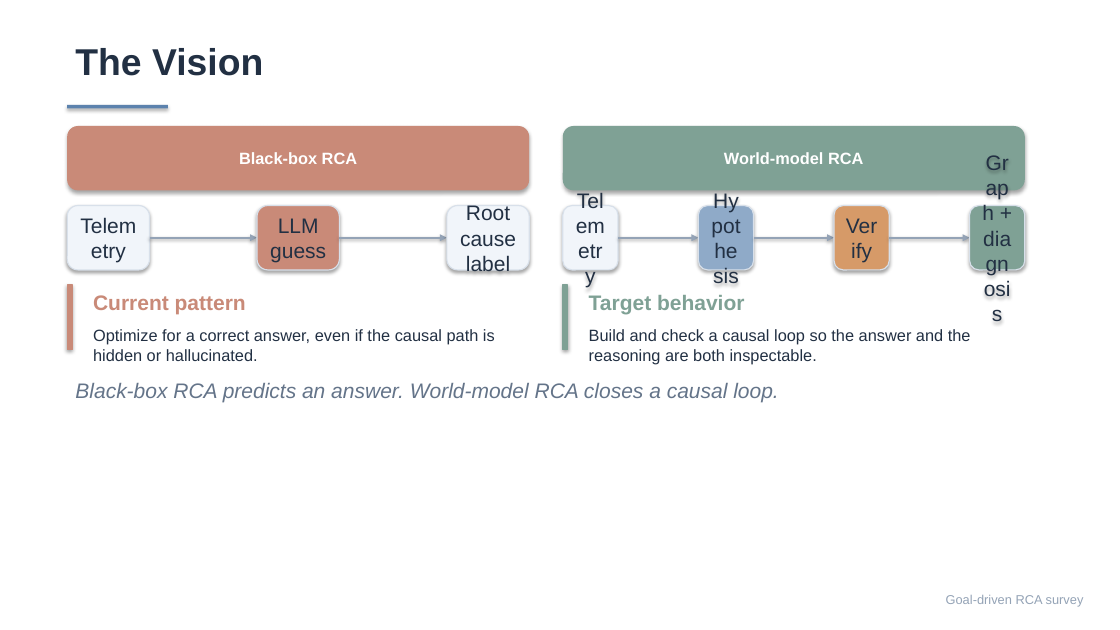
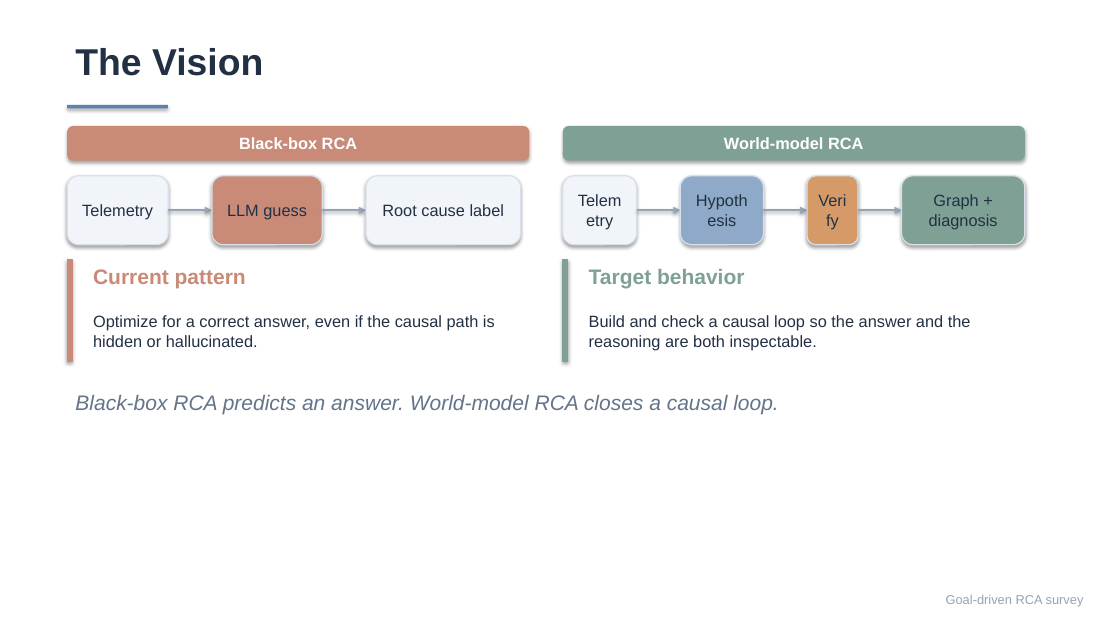
Before and after one commit to Lincyaw/paperops, a slide deck: slide 2 of examples/self-intro/diagnostic_world_model.pptx. Drawn at 1120x630 pixels with LibreOffice and Linux fonts; fonts in the diff are those of the drawing. Boxes give left, top, right and bottom in pixels: in the first picture for what was removed or moved away, otherwise in the second. Text is boxed around its words. In the diff, an @@ line names an element or a change of style, - is before the commit and + after.

Commit message:
Fix slide layout sizing and preview wrapping

```diff
--- a/examples/self-intro/diagnostic_world_model.pptx
+++ b/examples/self-intro/diagnostic_world_model.pptx
@@ rounded rectangle "Black-box RCA": place and size @@
-rounded rectangle "Black-box RCA" at [67,126,529,191]
+rounded rectangle "Black-box RCA" at [67,126,529,160]
@@ rounded rectangle "World-model RCA": place and size @@
-rounded rectangle "World-model RCA" at [563,126,1025,191]
+rounded rectangle "World-model RCA" at [563,126,1025,160]
@@ rounded rectangle "Telemetry": place and size @@
-rounded rectangle "Telemetry" at [67,206,150,271]
+rounded rectangle "Telemetry" at [67,176,168,245]
@@ rounded rectangle "LLM guess": place and size @@
-rounded rectangle "LLM guess" at [257,206,339,271]
+rounded rectangle "LLM guess" at [212,176,322,245]
@@ size 18 to 14 pt in 7 elements at [67,176,168,245], [563,176,637,245], [807,176,858,245], [681,176,764,245], [212,176,322,245], [902,176,1025,245], [366,176,521,245] @@
@@ rounded rectangle "Root cause label": place and size @@
-rounded rectangle "Root cause label" at [447,206,529,271]
+rounded rectangle "Root cause label" at [366,176,521,245]
@@ rounded rectangle "Telemetry": place and size @@
-rounded rectangle "Telemetry" at [563,206,618,271]
+rounded rectangle "Telemetry" at [563,176,637,245]
@@ rounded rectangle "Hypothesis": place and size @@
-rounded rectangle "Hypothesis" at [698,206,754,271]
+rounded rectangle "Hypothesis" at [681,176,764,245]
@@ rounded rectangle "Verify": place and size @@
-rounded rectangle "Verify" at [834,206,890,271]
+rounded rectangle "Verify" at [807,176,858,245]
@@ rounded rectangle "Graph + diagnosis": place and size @@
-rounded rectangle "Graph + diagnosis" at [970,206,1025,271]
+rounded rectangle "Graph + diagnosis" at [902,176,1025,245]
@@ arrow moved from (150, 238) - (257, 238) to (168, 210) - (212, 210) @@
@@ arrow moved from (339, 238) - (447, 238) to (323, 210) - (366, 210) @@
@@ arrow moved from (618, 238) - (698, 238) to (637, 210) - (681, 210) @@
@@ arrow moved from (754, 238) - (834, 238) to (764, 210) - (807, 210) @@
@@ arrow moved from (890, 238) - (970, 238) to (858, 210) - (902, 210) @@
@@ rectangle: place and size @@
-rectangle at [67,285,72,350]
+rectangle at [67,260,72,361]
@@ text "Current pattern": place and size @@
-text "Current pattern" at [93,295,246,314]
+text "Current pattern" at [93,269,246,289]
@@ rectangle: place and size @@
-rectangle at [563,285,568,350]
+rectangle at [563,260,568,361]
@@ text "Target behavior": place and size @@
-text "Target behavior" at [589,295,744,314]
+text "Target behavior" at [589,269,744,289]
@@ text "Optimize for a correct answer, ...": place and size @@
-text "Optimize for a correct answer, ..." at [93,329,495,361]
+text "Optimize for a correct answer, ..." at [93,315,495,347]
@@ text "Build and check a causal ...": place and size @@
-text "Build and check a causal ..." at [589,329,971,365]
+text "Build and check a causal ..." at [589,315,971,351]
@@ text "Black-box RCA predicts an answer. ...": place and size @@
-text "Black-box RCA predicts an answer. ..." at [75,383,779,402]
+text "Black-box RCA predicts an answer. ..." at [75,395,779,414]
```
Also in this commit, not shown: 19 other slides changed, 28 other files.
